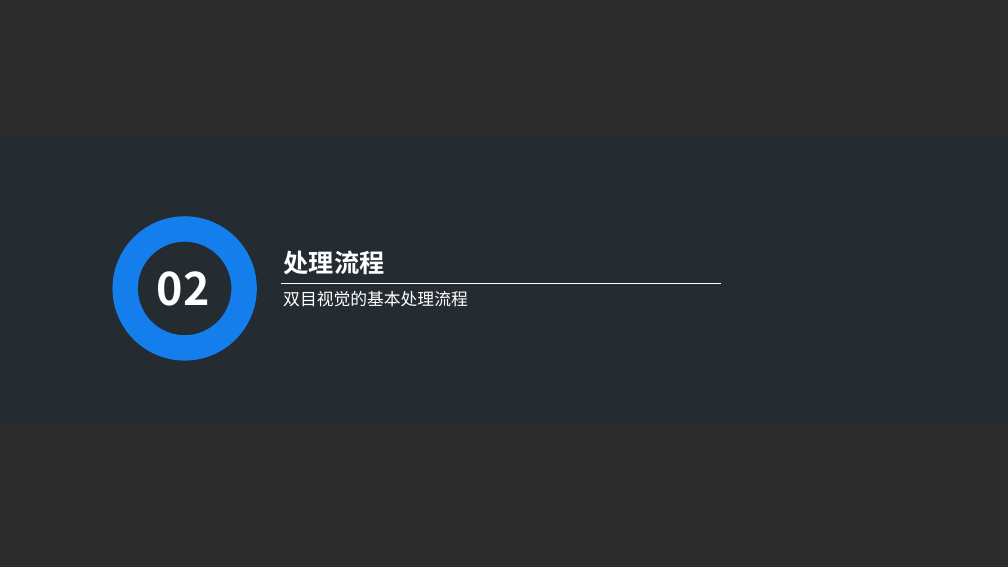
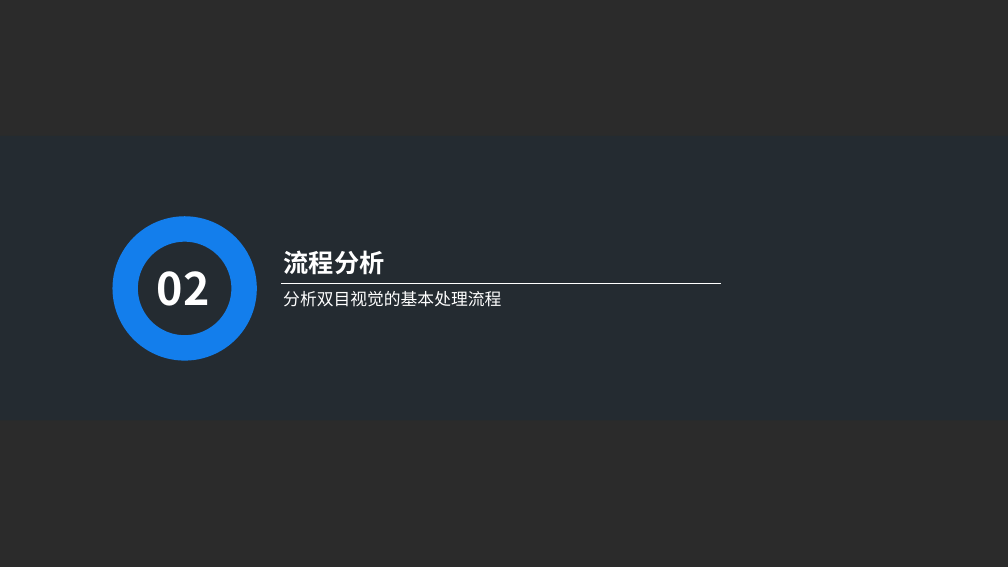
Before and after one commit to lvniqi/machine-learning, a slide deck: slide 7 of stero_vision/双目视觉.pptx. Drawn at 1008x567 pixels with LibreOffice and Linux fonts; fonts in the diff are those of the drawing; background and template pictures are left out; a plain dark background stands for a picture behind light text. Boxes give left, top, right and bottom in pixels: in the first picture for what was removed or moved away, otherwise in the second. Text is boxed around its words. In the diff, an @@ line names an element or a change of style, - is before the commit and + after.

Commit message:
修改流程图

```diff
--- a/stero_vision/双目视觉.pptx
+++ b/stero_vision/双目视觉.pptx
@@ text at [284, 250, 385, 275]: text changed @@
-处理流程
+流程分析
@@ text at [283, 291, 501, 307]: text changed @@
-双目视觉的基本处理流程
+分析双目视觉的基本处理流程
```
Also in this commit, not shown: 2 other slides changed, 2 slides added, 1 slide removed, 1 other file.
